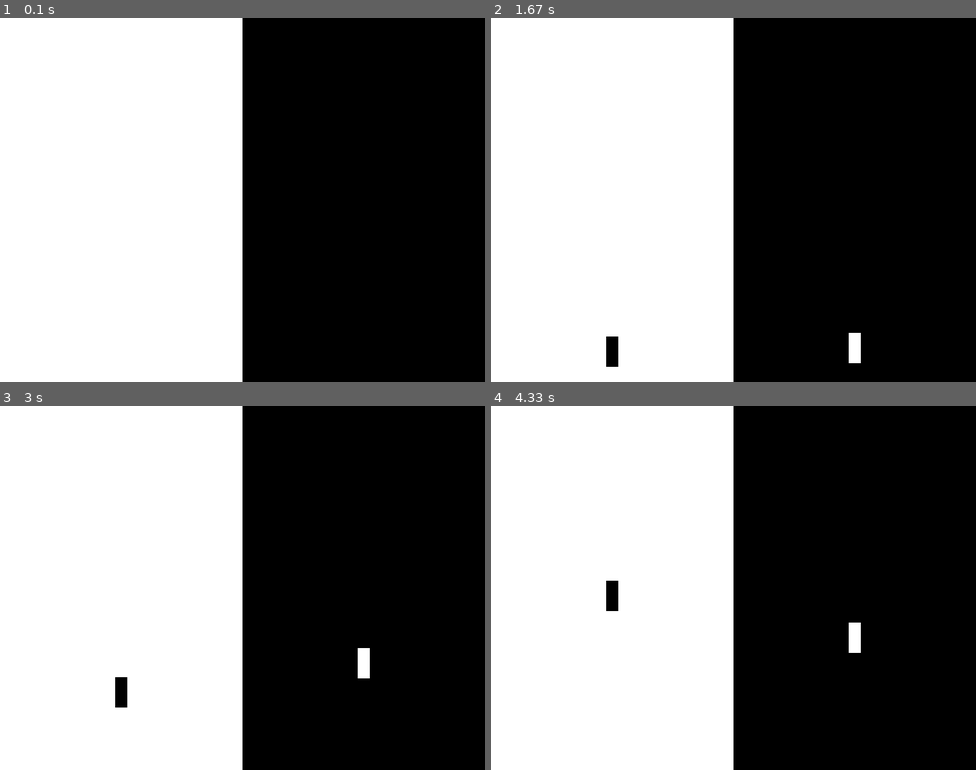
Above: before the commit, frames 1-4 (two rows, left to right).
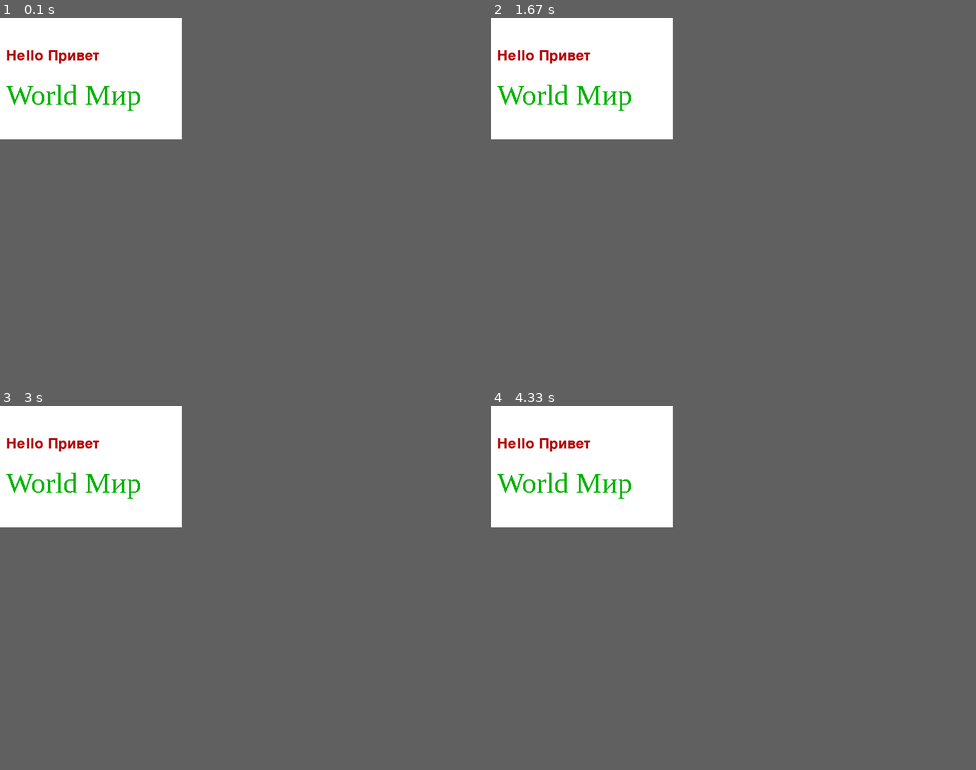
Above: after the commit, the same moments.

Repository: halker1907/py_game_ant
Game: pygame game, started from ant_game/test.py
Same seed, same stepped clock (60 frames per second), same inputs: the game is played once before the commit and once after it.
Inputs (mouse positions are in pixels of both pictures, inside the frame that each line leads up to):
- Up to frame 1 (0.1 s): no input
- Up to frame 2 (1.67 s): press the mouse at (554, 163) at 0.37 s; move the mouse to (602, 225) at 0.47 s; release the mouse at (651, 287) at 0.6 s; click (801, 229) at 0.72 s; click (568, 287) at 1.05 s; click (738, 87) at 1.38 s
- Up to frame 3 (3 s): press the mouse at (247, 475) at 1.7 s; move the mouse to (184, 573) at 1.8 s; release the mouse at (121, 675) at 1.93 s; press the mouse at (247, 475) at 2.03 s; move the mouse to (286, 595) at 2.13 s; release the mouse at (324, 719) at 2.27 s; press the mouse at (247, 475) at 2.37 s; move the mouse to (174, 493) at 2.47 s; release the mouse at (101, 515) at 2.6 s; click (358, 588) at 2.72 s
- Up to frame 4 (4.33 s): press the mouse at (849, 588) at 3.03 s; move the mouse to (733, 613) at 3.13 s; release the mouse at (617, 642) at 3.27 s
In our replay, the window is 800x600 before the commit and 300x200 after it. These sizes can differ from the game's own. Grey fills any space a smaller window leaves; there, only what the larger window draws over its background counts as a difference.

The runs differ from the first frame. In frame 1, 38% of the frame differs, in the area x 0-50%, y 0-100%; in frame 2, 38%; in frame 3, 38%; in frame 4, 38%.

Commit message:
Add files via upload

Diff:
--- a/ant_game/cooked.py
+++ b/ant_game/cooked.py
@@ -1,18 +1,14 @@
 import pygame
 import random
+import sys
 
 R = random.randint(0, 255)
 G = random.randint(0, 255)
 B = random.randint(0, 255)
-R_P = random.randint(0, 255)
-G_P = random.randint(0, 255)
-B_P = random.randint(0, 255)
-R_A = random.randint(0, 255)
-G_A = random.randint(0, 255)
-B_A = random.randint(0, 255)
 ANTS_IN_ANTHILL_MAX = 10
 IMAGE_ANHILL = pygame.image.load('house_ant.png')
 IMAGE_PLAYER = pygame.image.load('anteater.png')
+IMAGE_ANT = pygame.image.load('ants.png')
 
 
 class Player:
@@ -50,7 +46,7 @@
         return positions
 
 class Ant:
-    def __init__(self, cell_size, num_cells_x, num_cells_y, field_num_cells_x, field_num_cells_y):
+    def __init__(self, cell_size, num_cells_x, num_cells_y, field_num_cells_x, field_num_cells_y, existing_positions_a):
         self.cell_size = cell_size
         self.x = random.randint(0, num_cells_x - 1)
         self.y = random.randint(0, num_cells_y - 1)
@@ -58,6 +54,19 @@
         self.num_cells_y = field_num_cells_y
         self.direction = random.choice(['up', 'down', 'left', 'right'])
         self.ants_counter = ANTS_IN_ANTHILL_MAX
+        """
+        self.positions_a = self.generate_positions(existing_positions_a)
+"""
+    """def generate_positions(self, existing_positions_a):
+        positions_a = set()
+        num_ant = 10
+        while len(positions_a) < num_ant:
+            x = self.num_cells_x - 1
+            y = self.num_cells_y - 1
+            position = (x, y)
+            if position not in existing_positions_a and position not in positions_a:
+                positions_a.add(position)
+        return positions_a"""
 
 
     def move_ants(self):
@@ -76,12 +85,6 @@
                 # Получаем координаты муравейника
                 anthill_x, anthill_y = anthill.x, anthill.y
 
-                # Получаем координаты всех соседних клеток вокруг муравейника
-                neighbors = [
-                    (anthill_y - 1, anthill_x - 1), (anthill_y - 1, anthill_x), (anthill_y - 1, anthill_x + 1),
-                    (anthill_y, anthill_x - 1), (anthill_y, anthill_x + 1),
-                    (anthill_y + 1, anthill_x - 1), (anthill_y + 1, anthill_x), (anthill_y + 1, anthill_x + 1)
-                ]
 
                 # Фильтруем только пустые клетки
                 empty_neighbors = [(y, x) for y, x in neighbors if 0 <= y < self.rows and 0 <= x < self.cols and not self.cells[y][x].content]
@@ -111,9 +114,11 @@
         self.b = random.randint(0, 255)
         self.player = Player(self.cell_size, self.num_cells_x, self.num_cells_y, num_cells_x, num_cells_y)
         self.anthill = Anthill(self.cell_size, self.num_cells_x, self.num_cells_y, {(self.player.x, self.player.y)})
-        self.ant = Ant(self.cell_size, self.num_cells_x, self.num_cells_y, num_cells_x, num_cells_y)
+        self.ant = Ant(self.cell_size, self.num_cells_x, self.num_cells_y, num_cells_x, num_cells_y, {(self.player.x, self.player.y)})
         self.font = pygame.font.Font(None, self.cell_size)
         pygame.display.set_caption("поле")
+        self.window = Window()
+        counter_move = self.window.handle_events(self.counter_move)
 
     def render(self, offset_x, offset_y):
         for x in range(self.num_cells_x):
@@ -132,7 +137,6 @@
         scale_p = pygame.transform.scale(
         IMAGE_PLAYER, (IMAGE_PLAYER.get_width() // 9,
             IMAGE_PLAYER.get_height() // 9))
-        flip = pygame.transform.flip(IMAGE_PLAYER, True, False)
         player_rect = IMAGE_PLAYER.get_rect(
             center=(offset_x + (self.player.x + 5.1) * self.cell_size,
                     offset_y + (self.player.y + 5.3) * self.cell_size)
@@ -150,6 +154,38 @@
             )
             self.screen.blit(scale, anthill_rect.topleft)
 
+                # инфа на экране
+        font = pygame.font.Font(None, 72)
+        text = font.render("сделано ходов:", True, (R, G, B))
+        place = text.get_rect(center=(500, 450))
+        self.screen.blit(text, place)
+
+        text2 = font.render(counter_move, True, (R, G, B))
+        place2 = text2.get_rect(center=(500, 500))
+        self.screen.blit(text2, place2)
+
+
+
+
+
+
+
+
+
+
+
+"""
+        # Отрисовка муравьёв
+        for position in self.ant.positions_a:
+            scale_a = pygame.transform.scale(
+            IMAGE_ANT, (IMAGE_ANT.get_width() // 9,
+                IMAGE_ANT.get_height() // 9))
+            ant_rect = IMAGE_ANT.get_rect(
+                center=(offset_x + (self.ant.x + 5.1) * self.cell_size,
+                        offset_y + (self.ant.y + 5.1) * self.cell_size)
+            )
+            self.screen.blit(scale_a, ant_rect.topleft)
+"""
 
 class Window:
     def __init__(self):
@@ -172,22 +208,31 @@
             self.update()
             self.render()
 
-    def handle_events(self):
+    def handle_events(self, counter_move):
         anthill_positions = self.field.anthill.positions
+        self.counter_move = 0
         for event in pygame.event.get():
             if event.type == pygame.QUIT:
                 self.is_running = False
             elif event.type == pygame.KEYDOWN:
                 if event.key == pygame.K_ESCAPE:
                     self.is_running = False
+
                 elif event.key == pygame.K_UP:
                     self.field.player.move(0, -1, anthill_positions)
+                    self.counter_move += 1
+
                 elif event.key == pygame.K_DOWN:
                     self.field.player.move(0, 1, anthill_positions)
+                    self.counter_move += 1
+
                 elif event.key == pygame.K_LEFT:
                     self.field.player.move(-1, 0, anthill_positions)
+                    self.counter_move += 1
+
                 elif event.key == pygame.K_RIGHT:
                     self.field.player.move(1, 0, anthill_positions)
+                    self.counter_move += 1
 
     def update(self):
         pass
--- a/ant_game/test.py
+++ b/ant_game/test.py
@@ -1,97 +1,23 @@
 import pygame
 import sys
+pygame.font.init()
 
-WIN_WIDTH = 800
-WIN_HEIGHT = 600
-WHITE = (255, 255, 255)
-BLACK = (0, 0, 0)
+sc = pygame.display.set_mode((300, 200))
+sc.fill((255, 255, 255))
 
+f1 = pygame.font.Font(None, 36)
+text1 = f1.render('Hello Привет', True,
+                  (180, 0, 0))
 
-class Rocket:
-    # ширина и высота у всех экземпляров-ракет будут одинаковы
-    width_rocket = 20
-    height_rocket = 50
+f2 = pygame.font.SysFont('serif', 48)
+text2 = f2.render("World Мир", False,
+                  (0, 180, 0))
 
-    def __init__(self, surface, color):
-        """Конструктору необходимо передать поверхность,
-        по которой будет летать ракета и цвет самой ракеты"""
-        self.surf = surface
-        self.color = color
-        # Методы поверхности get_width() и get_height()
-        # возвращают ее размеры.
-        # Координаты верхнего левого угла ракеты устанавливаются так,
-        # чтобы ракета летела ровно по центру поверхности
-        # по горизонтали и появлялась снизу.
-        self.x = surface.get_width()//2 - Rocket.width_rocket//2
-        self.y = surface.get_height()
-
-    def fly(self):
-        """Вызов метода fly() поднимает ракету на 3 пикселя.
-        Если ракета скрывается вверху, она снова появится снизу"""
-        pygame.draw.rect(self.surf, self.color,
-                         (self.x, self.y,
-                          Rocket.width_rocket,
-                          Rocket.height_rocket))
-        self.y -= 3
-        # Если координата y ракеты уходит за -50,
-        # то значит она полностью скрылась вверху.
-        if self.y < -Rocket.height_rocket:
-            # Поэтому перебрасываем ракету
-            # под нижнюю границу поверхности.
-            self.y = self.surf.get_height()
-
-
-sc = pygame.display.set_mode((WIN_WIDTH, WIN_HEIGHT))
-
-# левая белая поверхность, равная половине окна
-surf_left = pygame.Surface((WIN_WIDTH//2, WIN_HEIGHT))
-surf_left.fill(WHITE)
-
-# правая черная поверхность, равная другой половине окна
-surf_right = pygame.Surface((WIN_WIDTH//2, WIN_HEIGHT))
-
-# размещаем поверхности на главной,
-# указывая координаты их верхних левых углов
-sc.blit(surf_left, (0, 0))
-sc.blit(surf_right, (WIN_WIDTH//2, 0))
-
-# создаем черную ракету для левой
-# и белую - для правой поверхности
-rocket_left = Rocket(surf_left, BLACK)
-rocket_right = Rocket(surf_right, WHITE)
-
-# какая половина активна, до первого клика - никакая
-active_left = False
-active_right = False
+sc.blit(text1, (10, 50))
+sc.blit(text2, (10, 100))
+pygame.display.update()
 
 while 1:
     for i in pygame.event.get():
         if i.type == pygame.QUIT:
             sys.exit()
-        elif i.type == pygame.MOUSEBUTTONUP:
-            # если координата X клика меньше половины окна,
-            # т. е. клик произошел в левой половине ...
-            if i.pos[0] < WIN_WIDTH//2:
-                # то активируем левую, отключаем правую
-                active_left = True
-                active_right = False
-            elif i.pos[0] > WIN_WIDTH//2:
-                # иначе - наоборот
-                active_right = True
-                active_left = False
-
-    if active_left:
-        # Если активна левая поверхность,
-        # то заливаем только ее цветом,
-        surf_left.fill(WHITE)
-        # поднимаем ракету,
-        rocket_left.fly()
-        # заново отрисовываем левую поверхность на главной.
-        sc.blit(surf_left, (0, 0))
-    elif active_right:
-        surf_right.fill(BLACK)
-        rocket_right.fly()
-        sc.blit(surf_right, (WIN_WIDTH//2, 0))
-
-    pygame.display.update()
-    pygame.time.delay(20)
